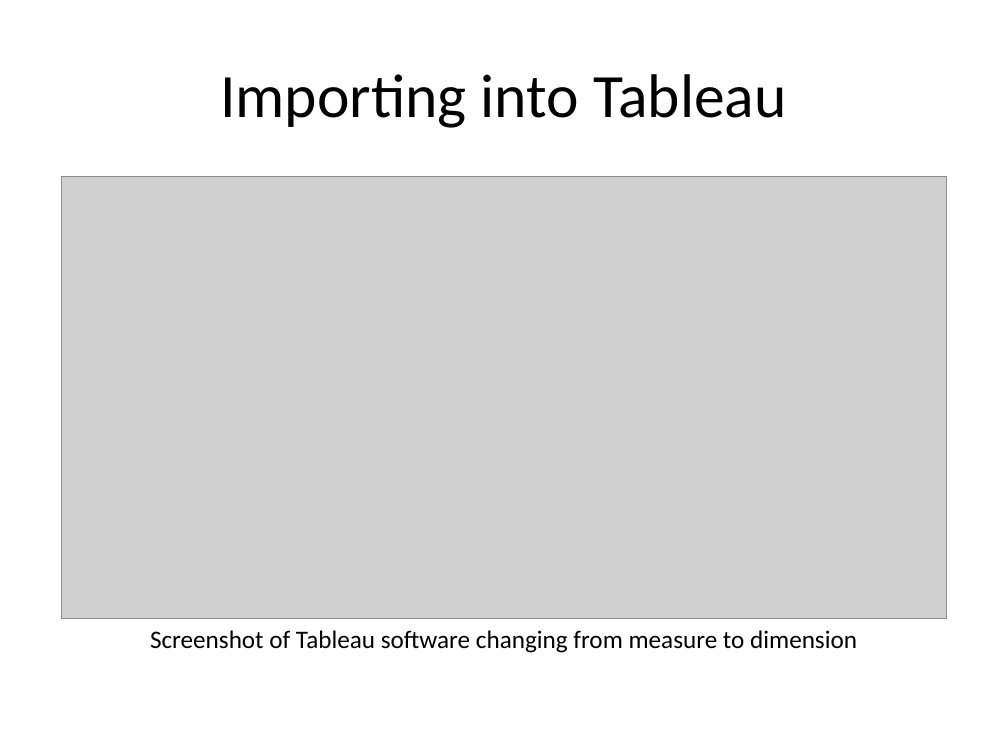
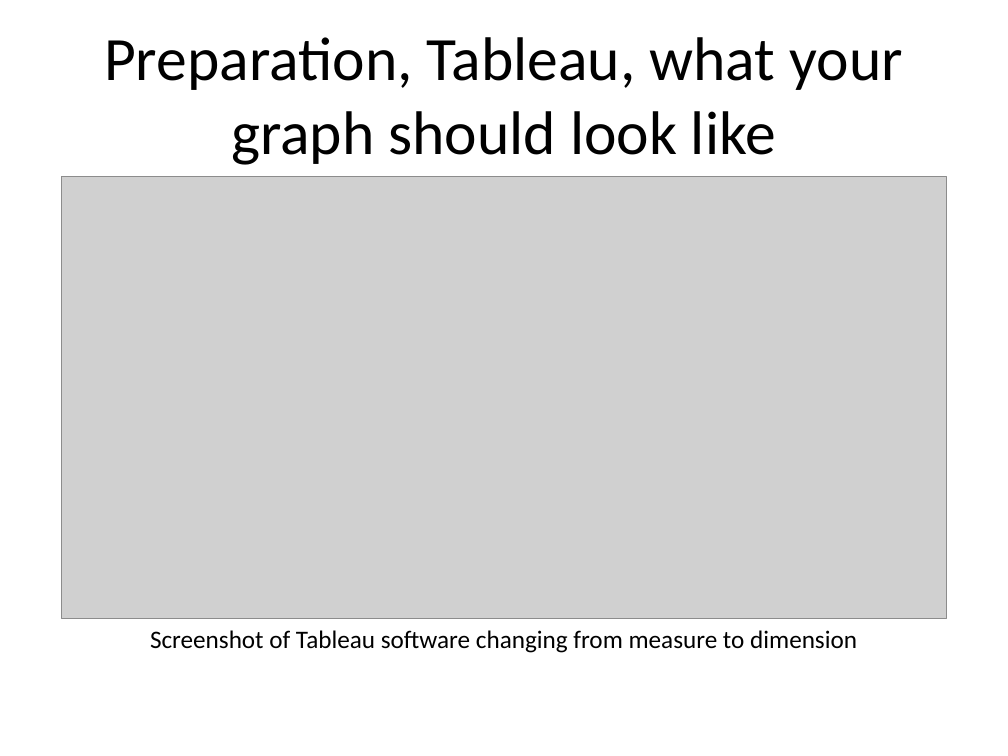
Before and after one commit to pmean/data-visualization, a slide deck: slide 15 of data-viz-01/component/preparation.pptx. Drawn at 1008x756 pixels with LibreOffice and Linux fonts; fonts in the diff are those of the drawing; grey boxes stand for pictures. Boxes give left, top, right and bottom in pixels: in the first picture for what was removed or moved away, otherwise in the second. Text is boxed around its words. In the diff, an @@ line names an element or a change of style, - is before the commit and + after.

Commit message:
Updated graphs in the news

```diff
--- a/data-viz-01/component/preparation.pptx
+++ b/data-viz-01/component/preparation.pptx
@@ title at [104,37,902,165]: text changed @@
-Importing into Tableau
+Preparation, Tableau, what your graph should look like
```
Also in this commit, not shown: 14 other slides changed, 14 other files.
